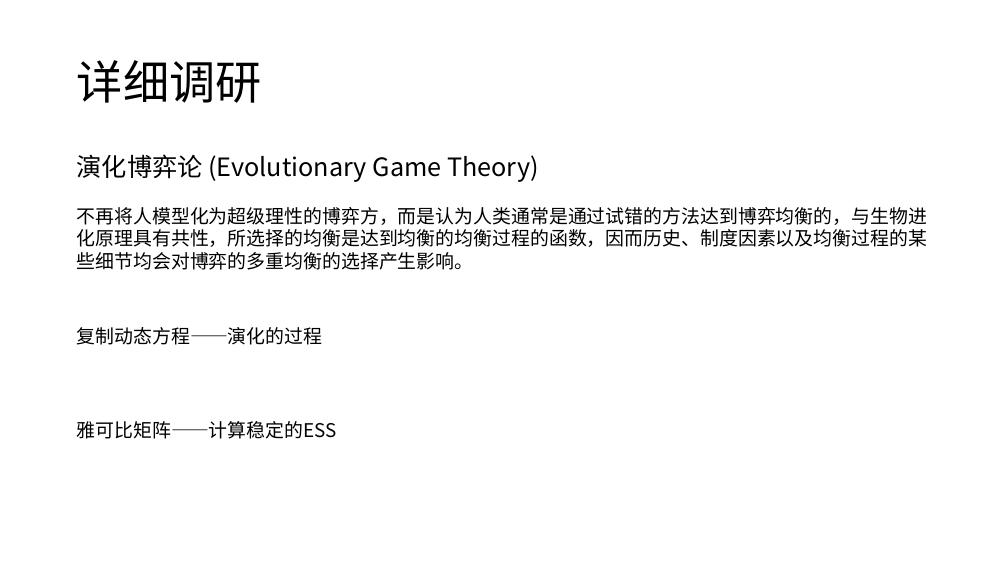
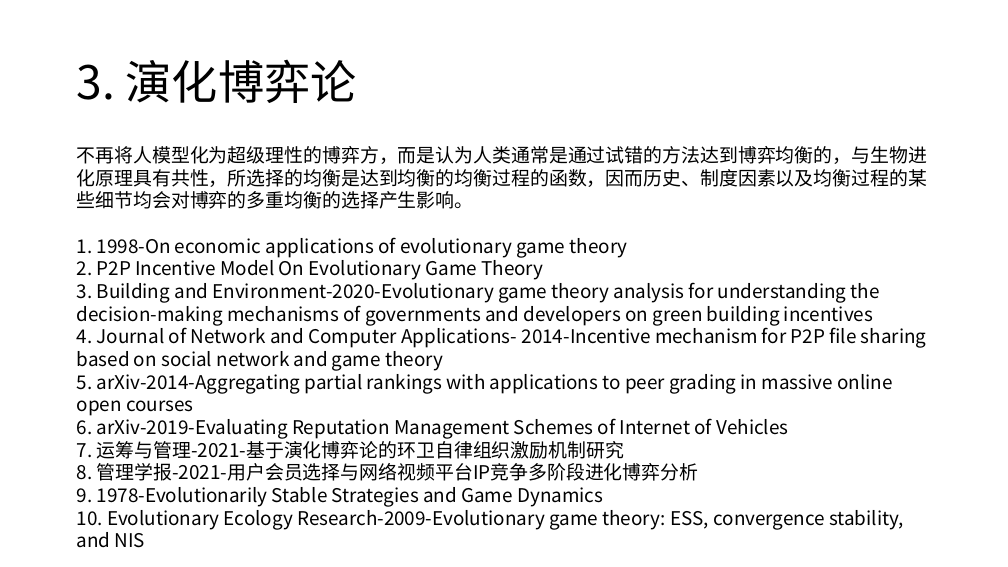
Before and after one commit to CHDYPY/paper, a slide deck: slide 12 of 报告/2021年9月4日/杨攀原.pptx (slide 20 before the commit). Drawn at 1008x567 pixels with LibreOffice and Linux fonts; fonts in the diff are those of the drawing. Boxes give left, top, right and bottom in pixels: in the first picture for what was removed or moved away, otherwise in the second. Text is boxed around its words. In the diff, an @@ line names an element or a change of style, - is before the commit and + after.

```diff
--- a/报告/2021年9月4日/杨攀原.pptx
+++ b/报告/2021年9月4日/杨攀原.pptx
@@ title at bbox=[77, 60, 357, 103]: text changed @@
-详细调研
+3. 演化博弈论
@@ text "不再将人模型化为超级理性的博弈方，而是认为人类通常是通过试错的方法达到博弈均衡的，与生物进化原理具有共性，所选择的均衡是 ...": place and size @@
-text "不再将人模型化为超级理性的博弈方，而是认为人类通常是通过试错的方法达到博弈均衡的，与生物进化原理具有共性，所选择的均衡是 ..." at bbox=[77, 154, 927, 270]
+text "不再将人模型化为超级理性的博弈方，而是认为人类通常是通过试错的方法达到博弈均衡的，与生物进化原理具有共性，所选择的均衡是 ..." at bbox=[77, 146, 927, 548]
@@ text at bbox=[77, 154, 539, 182]: paragraph removed @@
-演化博弈论 (Evolutionary Game Theory)
@@ text at bbox=[77, 237, 927, 548]: paragraphs added @@
+1. 1998-On economic applications of evolutionary game theory
+2. P2P Incentive Model On Evolutionary Game Theory
+3. Building and Environment-2020-Evolutionary game theory analysis for understanding the decision-making mechanisms of governments and developers on green building incentives
+4. Journal of Network and Computer Applications- 2014-Incentive mechanism for P2P file sharing based on social network and game theory
+5. arXiv-2014-Aggregating partial rankings with applications to peer grading in massive online open courses
+6. arXiv-2019-Evaluating Reputation Management Schemes of Internet of Vehicles
+7. 运筹与管理-2021-基于演化博弈论的环卫自律组织激励机制研究
+8. 管理学报-2021-用户会员选择与网络视频平台IP竞争多阶段进化博弈分析
+9. 1978-Evolutionarily Stable Strategies and Game Dynamics
+10. Evolutionary Ecology Research-2009-Evolutionary game theory: ESS, convergence stability, and NIS
@@ text removed at bbox=[77, 327, 323, 345] @@
-复制动态方程——演化的过程
@@ text removed at bbox=[77, 421, 337, 439] @@
-雅可比矩阵——计算稳定的ESS
```
Also in this commit, not shown: 9 other slides changed, 8 slides added, 13 slides removed, 1 other file.
